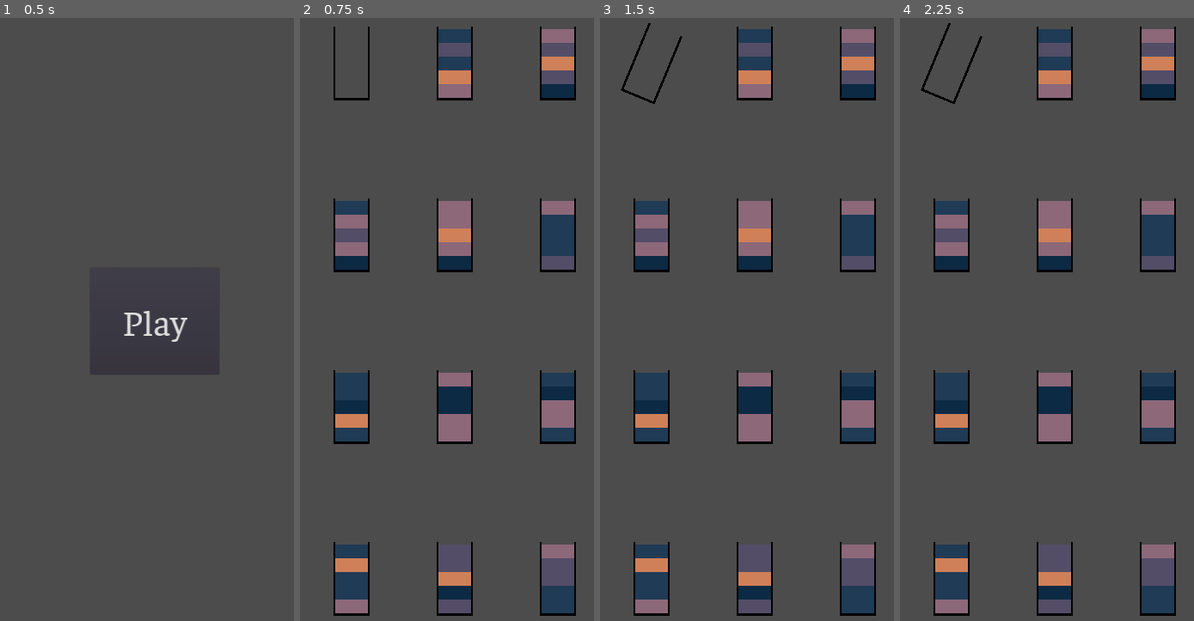
Above: before the commit, frames 1-4 (left to right).
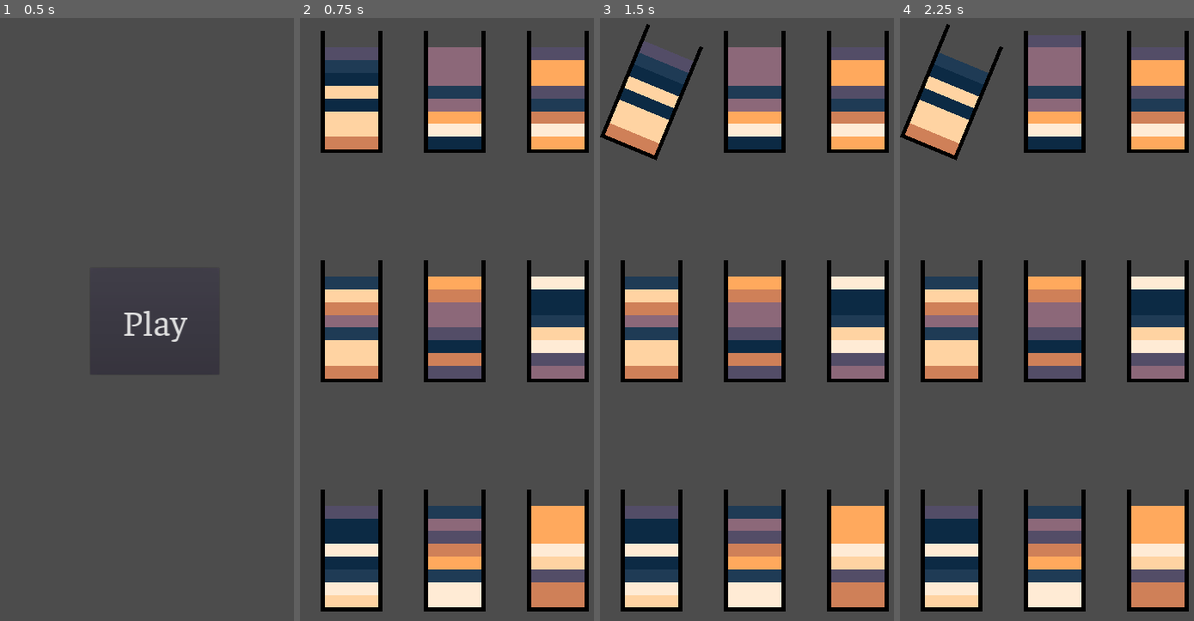
Above: after the commit, the same moments.

Repository: Violation-Studios/sand-bottles
Game: Godot game, scene res://scenes/menu/menu.tscn
Two runs of this game, one before a commit and one after it. Both use one fixed random seed, a clock stepped at 60 frames per second and the inputs below.
Inputs (mouse positions are in pixels of both pictures, inside the frame that each line leads up to):
- Up to frame 1 (0.5 s): no input
- Up to frame 2 (0.75 s): click "Play" at 0.5 s
- Up to frame 3 (1.5 s): tap Enter at 1.25 s; move the mouse to (652, 66) at 1.27 s; click (652, 66) at 1.42 s
- Up to frame 4 (2.25 s): tap Space at 2 s; move the mouse to (1055, 66) at 2.02 s; click (1055, 66) at 2.17 s

Frame 1 is identical in both runs. In frame 2, 42% of the frame differs, in the area x 7-99%, y 1-100%; in frame 3, 42%; in frame 4, 42%.

Commit message:
Squashed commit of the following:
commit 1ad6e6e47a683f1264965bd3f23ddc986dd69ea7
Author: nikolaoslibero <65852657+nikolaoslibero@users.noreply.github.com>
Date:   Wed Nov 16 21:45:17 2022 -0500

    fix and make winnable

commit 5a5411b705e145a527d63c1a5106035ddab1fb56
Author: nikolaoslibero <65852657+nikolaoslibero@users.noreply.github.com>
Date:   Mon Nov 14 05:02:22 2022 -0500

    Update game.gd

    refactoring...

    getting "Invalid get index '0' (on base: 'Array')." in game.gd on line 37 at function:  fill_bottles_from. section_list is somehow empty. as is grid_list and color_list.

Diff:
--- a/project.godot
+++ b/project.godot
@@ -13,9 +13,15 @@
 "class": "Bottle",
 "language": "GDScript",
 "path": "res://scenes/bottle/bottle.gd"
+}, {
+"base": "Node2D",
+"class": "Game",
+"language": "GDScript",
+"path": "res://scenes/game/game.gd"
 } ]
 _global_script_class_icons={
-"Bottle": ""
+"Bottle": "",
+"Game": ""
 }
 
 [application]
--- a/scenes/bottle/bottle.tscn
+++ b/scenes/bottle/bottle.tscn
@@ -6,6 +6,7 @@
 extents = Vector2( 64, 128 )
 
 [node name="Bottle" type="Node2D"]
+scale = Vector2( 5, 5 )
 script = ExtResource( 1 )
 
 [node name="Area2D" type="Area2D" parent="."]
--- a/scenes/game/game.gd
+++ b/scenes/game/game.gd
@@ -1,84 +1,133 @@
-extends Node2D
+class_name Game extends Node2D
 
-var Bottle = preload("res://scenes/bottle/bottle.tscn")
-var Section = preload("res://scenes/bottle/section/section.tscn")
+const Bottle = preload("res://scenes/bottle/bottle.tscn")
+const Section = preload("res://scenes/bottle/section/section.tscn")
 
 var colors = [
 	Color("#0d2b45"), Color("#203c56"), Color("#544e68"), Color("#8d697a"),
 	Color("#d08159"), Color("#ffaa5e"), Color("#ffd4a3"), Color("#ffecd6"),
 ]
-var bottles = []
 var selected_bottle: Bottle = null
-var section_quantity: int = 5
+const bottle_quantity: int = 9
+const bottle_fill_amount: int = 8
+const bottle_capacity: int = 9
+const color_quantity:int = 8
+const board_columns: int = 3
 
 
 func _ready():
-	setup_board(4,3)
-	for section in bottles[0].sections:
-		section.queue_free()
-	bottles[0].sections.clear()
+	var grid_list = create_grid_list(bottle_quantity, board_columns)
+	var bottle_list = create_bottle_list_from(grid_list)
+	var color_list = create_color_list(bottle_list.size(), bottle_fill_amount, color_quantity)
+	var section_list = create_section_list(color_list)
+	var _filled_list = fill_bottles_from(section_list, bottle_list, bottle_fill_amount)
 
 
-func _process(_delta):
-	pass
+func fill_bottles_from(section_list: Array, bottle_list: Array, fill_amount: int):
+	var filled_list = []
+
+	var fill_index = 1
+	var bottle_index = 0
+	var section_index = 0
+	while section_index < section_list.size():
+		if fill_index > fill_amount:
+			fill_index = 1
+			bottle_index += 1
+
+		bottle_list[bottle_index].add_child(section_list[section_index])
+		bottle_list[bottle_index].sections.push_back(section_list[section_index])
+
+		section_list[section_index].scale.y /= bottle_capacity
+		section_list[section_index].position.y = position_section_at(fill_index - 1)
+
+		fill_index += 1
+		if fill_index > fill_amount:
+			filled_list.push_back(bottle_list[bottle_index])
+
+		section_index += 1
+
+	return filled_list
 
 
-func create_bottle():
-	var new_bottle = Bottle.instance()
+func create_section_list(color_list: Array):
+	var section_list = []
 
-	fill_bottle(new_bottle, 5)
+	for color in color_list:
+		var new_section = Section.instance()
+		new_section.color = color
+		section_list.push_back(new_section)
 
-	add_child(new_bottle)
-	new_bottle.connect("selected", self, "_on_Bottle_selected")
-	bottles.push_back(new_bottle)
-
-	return new_bottle
+	return section_list
 
 
-func fill_bottle(bottle: Bottle, color_quantity: int):
-	for section in section_quantity:
+func create_color_list(_bottle_quantity: int, fill_amount: int, total_colors: int):
+	var color_list = []
+	var colors_needed: int = _bottle_quantity * fill_amount
+	var rng = RandomNumberGenerator.new()
+	var color_slice = colors.slice(0,total_colors - 1,1)
 
-		var new_section = Section.instance()
+	for i in color_quantity + 1:
+		color_list += color_slice
+	color_list.shuffle()
 
-		new_section.scale.y /= section_quantity
-		new_section.color = color_section(color_quantity)
-		new_section.position.y = position_section(section)
+	for color in colors_needed:
+		rng.randomize()
+		var picked_color = colors[rng.randi_range(0, total_colors - 1)]
+		#color_list.push_back(picked_color)
 
-		bottle.sections.push_back(new_section)
-		bottle.add_child(new_section)
+	return color_list
 
 
-func color_section(color_quantity: int):
-	var rng = RandomNumberGenerator.new()
-	rng.randomize()
-
-	var picked_color = rng.randi_range(0, color_quantity - 1)
-	return colors[picked_color]
+func position_section_at(location):
+	return (-120.0 / bottle_capacity) * (1 + (location * 2)) +120
 
 
-func position_section(position):
-	return (-120.0 / section_quantity) * (1 + (position * 2)) +120
+func create_bottle_list_from(list: Array):
+	var bottle_list = []
+	var space_width = get_viewport_rect().size.x / float(board_columns)
+	var space_height = get_viewport_rect().size.y / ceil(bottle_quantity / float(board_columns))
+	var space_size = Vector2(space_width, space_height)
+	var bottle_scale_multiplier = 1.0 / sqrt(sqrt(bottle_quantity) * board_columns)
+
+	for location in list:
+		var new_bottle = Bottle.instance()
+
+		add_child(new_bottle)
+		new_bottle.scale *= bottle_scale_multiplier
+		new_bottle.position = space_size * location - (space_size / 2)
+
+		new_bottle.connect("selected", self, "_on_Bottle_selected")
+		bottle_list.push_back(new_bottle)
+
+	return bottle_list
 
 
-func setup_board(rows: int, columns: int):
-	var column_width = get_viewport_rect().size.x / columns
-	var row_height = get_viewport_rect().size.y / rows
+func create_grid_list(number_of_spaces, number_of_columns):
+	var grid_list = []
 
-	for row in range(1, rows + 1):
-		for column in range(1, columns + 1):
-			var bottle = create_bottle()
-			bottle.position.x = column_width * column - (column_width / 2)
-			bottle.position.y = row_height * row - (row_height / 2)
+	var row_index = 1
+	var column_index = 1
+	var spaces_to_generate = number_of_spaces
+	while spaces_to_generate > 0:
+		if column_index > number_of_columns:
+			column_index = 1
+			row_index += 1
+
+		grid_list.push_back(Vector2(column_index, row_index))
+		spaces_to_generate -= 1
+		column_index += 1
+
+	return grid_list
 
 
 func try_move_section(from: Bottle, to: Bottle):
-	if from.sections.size() > 0 and to.sections.size() < section_quantity:
+	if from.sections.size() > 0 and to.sections.size() < bottle_capacity:
 		from.remove_child(from.sections.back())
 		to.add_child(from.sections.back())
 
 		to.sections.push_back(from.sections.pop_back())
 
-		to.sections[-1].position.y = position_section(to.sections.size() - 1)
+		to.sections[-1].position.y = position_section_at(to.sections.size() - 1)
 
 
 func _on_Bottle_selected(bottle):
